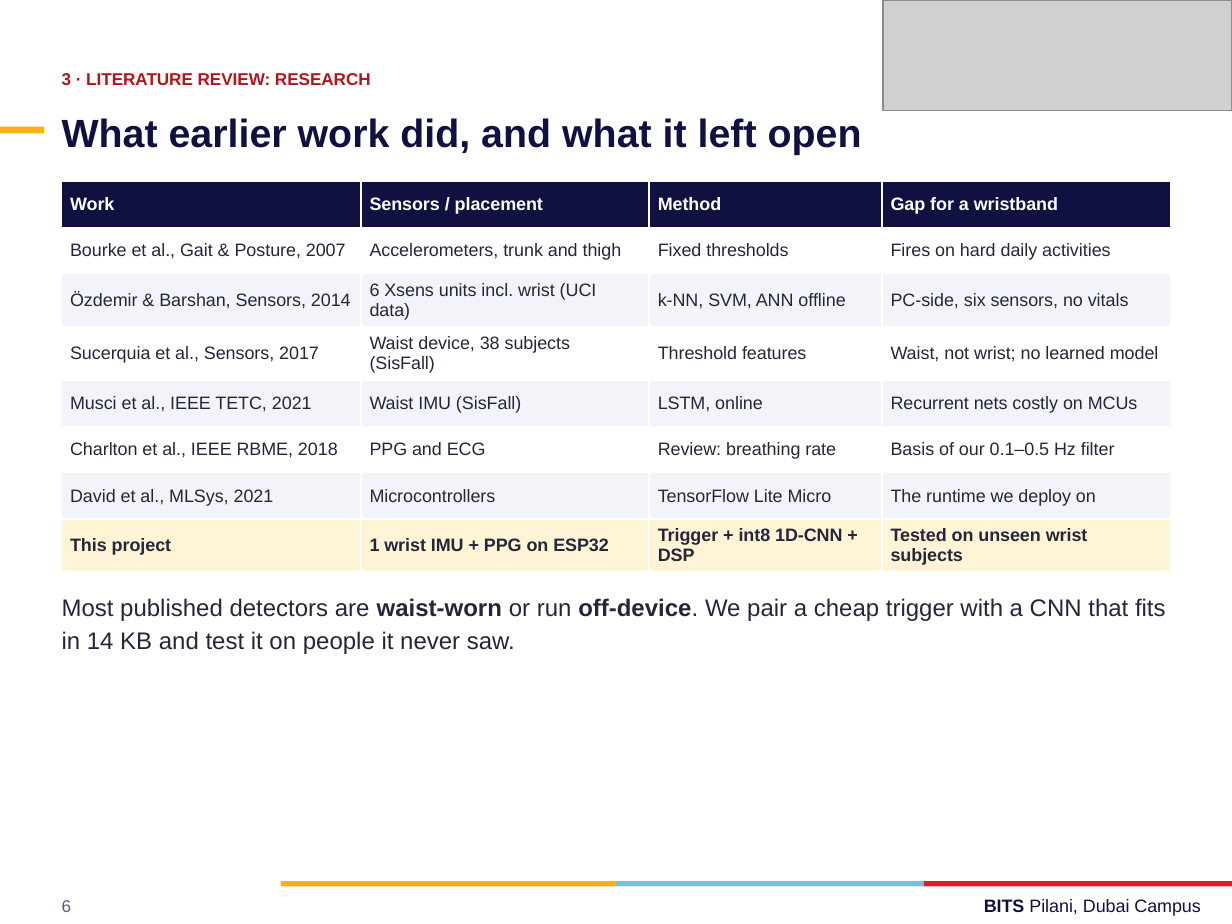
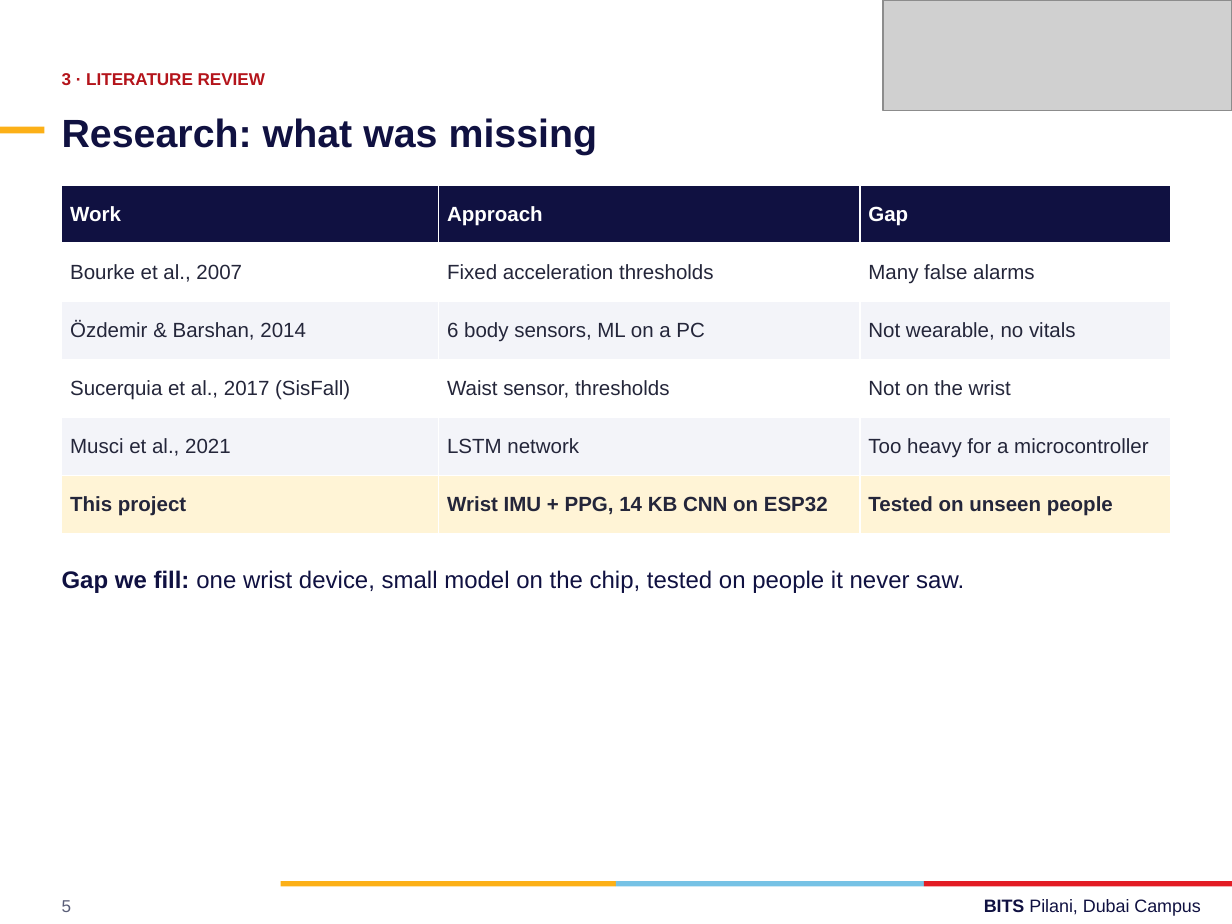
Before and after one commit to f20230104-dotcom/Vital-armband, a slide deck: slide 5 of docs/Vital_Wristband_BITS_F312.pptx (slide 6 before the commit). Drawn at 1232x924 pixels with LibreOffice and Linux fonts; fonts in the diff are those of the drawing; grey boxes stand for pictures. Boxes give left, top, right and bottom in pixels: in the first picture for what was removed or moved away, otherwise in the second. Text is boxed around its words. In the diff, an @@ line names an element or a change of style, - is before the commit and + after.

```diff
--- a/docs/Vital_Wristband_BITS_F312.pptx
+++ b/docs/Vital_Wristband_BITS_F312.pptx
@@ text at (62, 73, 265, 85): text changed @@
-3 · LITERATURE REVIEW: RESEARCH
+3 · LITERATURE REVIEW
@@ text at (62, 118, 598, 155): text changed @@
-What earlier work did, and what it left open
+Research: what was missing
@@ table at (62, 185, 1170, 533) @@
-Work | Sensors / placement | Method | Gap for a wristband
-Bourke et al., Gait & Posture, 2007 | Accelerometers, trunk and thigh | Fixed thresholds | Fires on hard daily activities
-Özdemir & Barshan, Sensors, 2014 | 6 Xsens units incl. wrist (UCI data) | k-NN, SVM, ANN offline | PC-side, six sensors, no vitals
-Sucerquia et al., Sensors, 2017 | Waist device, 38 subjects (SisFall) | Threshold features | Waist, not wrist; no learned model
-Musci et al., IEEE TETC, 2021 | Waist IMU (SisFall) | LSTM, online | Recurrent nets costly on MCUs
-Charlton et al., IEEE RBME, 2018 | PPG and ECG | Review: breathing rate | Basis of our 0.1–0.5 Hz filter
-David et al., MLSys, 2021 | Microcontrollers | TensorFlow Lite Micro | The runtime we deploy on
-This project | 1 wrist IMU + PPG on ESP32 | Trigger + int8 1D-CNN + DSP | Tested on unseen wrist subjects
+Work | Approach | Gap
+Bourke et al., 2007 | Fixed acceleration thresholds | Many false alarms
+Özdemir & Barshan, 2014 | 6 body sensors, ML on a PC | Not wearable, no vitals
+Sucerquia et al., 2017 (SisFall) | Waist sensor, thresholds | Not on the wrist
+Musci et al., 2021 | LSTM network | Too heavy for a microcontroller
+This project | Wrist IMU + PPG, 14 KB CNN on ESP32 | Tested on unseen people
@@ table: place and size @@
-table at (62, 181, 1170, 569)
+table at (62, 185, 1170, 533)
@@ text at (62, 570, 964, 593): text changed; text colour #24263A to #101141 @@
-Most published detectors are waist-worn or run off-device. We pair a cheap trigger with a CNN that fits in 14 KB and test it on people it never saw.
+Gap we fill: one wrist device, small model on the chip, tested on people it never saw.
@@ text at (62, 900, 72, 912): text changed @@
-6
+5
```
Also in this commit, not shown: 7 other slides changed, 6 slides added, 26 slides removed, 2 other files.
